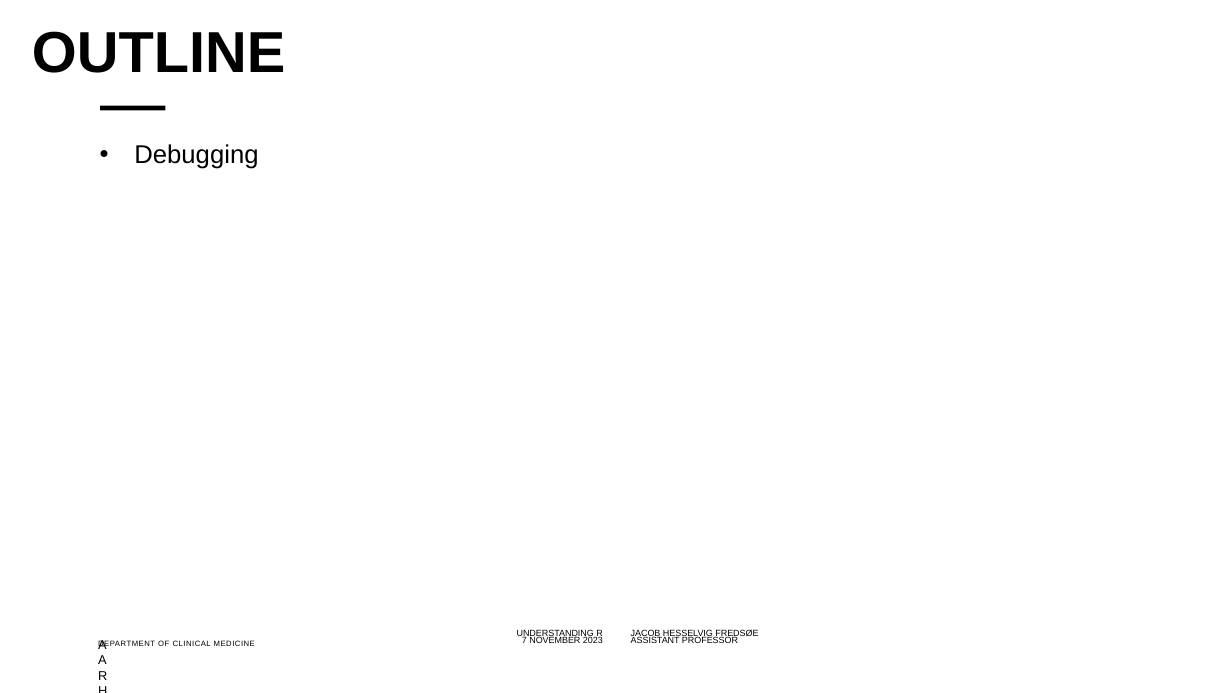
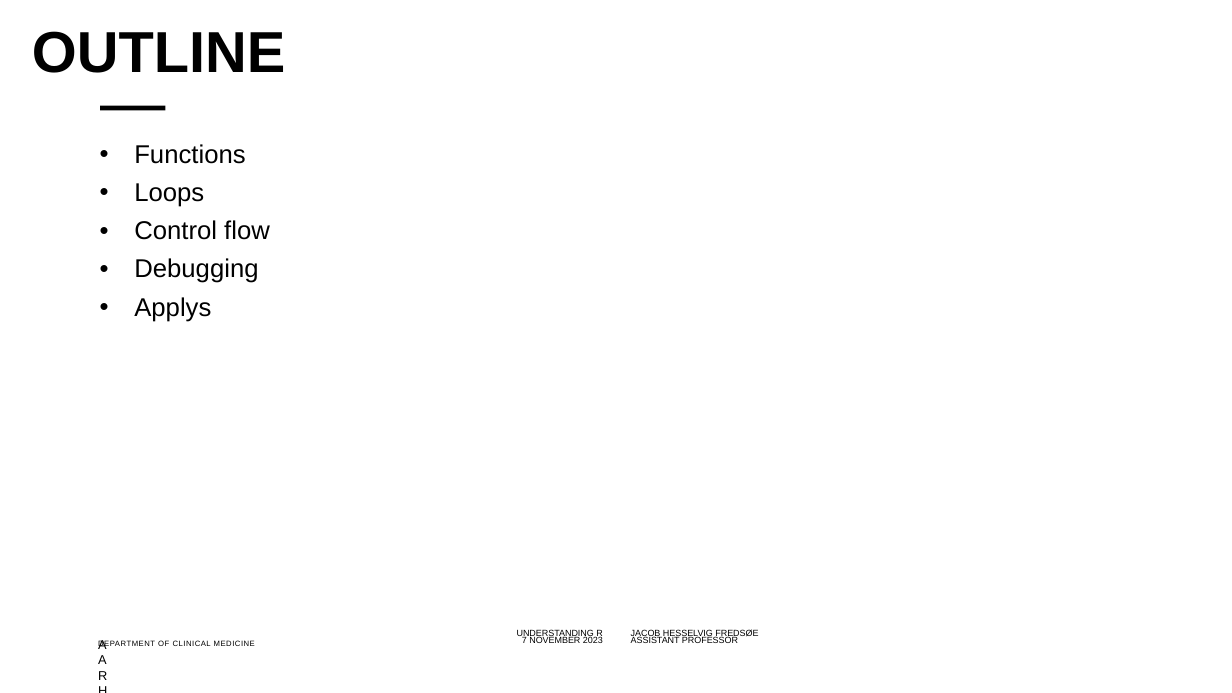
Before and after one commit to jacobfredsoee/MOMAR, a slide deck: slide 2 of 02_files/02 controlflow.pptx. Drawn at 1232x693 pixels with LibreOffice and Linux fonts; fonts in the diff are those of the drawing; background and template pictures are left out. Boxes give left, top, right and bottom in pixels: in the first picture for what was removed or moved away, otherwise in the second. Text is boxed around its words. In the diff, an @@ line names an element or a change of style, - is before the commit and + after.

Commit message:
Practice functions ready

```diff
--- a/02_files/02 controlflow.pptx
+++ b/02_files/02 controlflow.pptx
@@ text at box(134, 144, 270, 240): paragraphs added @@
+• Functions
+• Loops
+• Control flow
@@ text at box(134, 297, 211, 322): paragraph added @@
+• Applys
```
Also in this commit, not shown: 3 other files.
